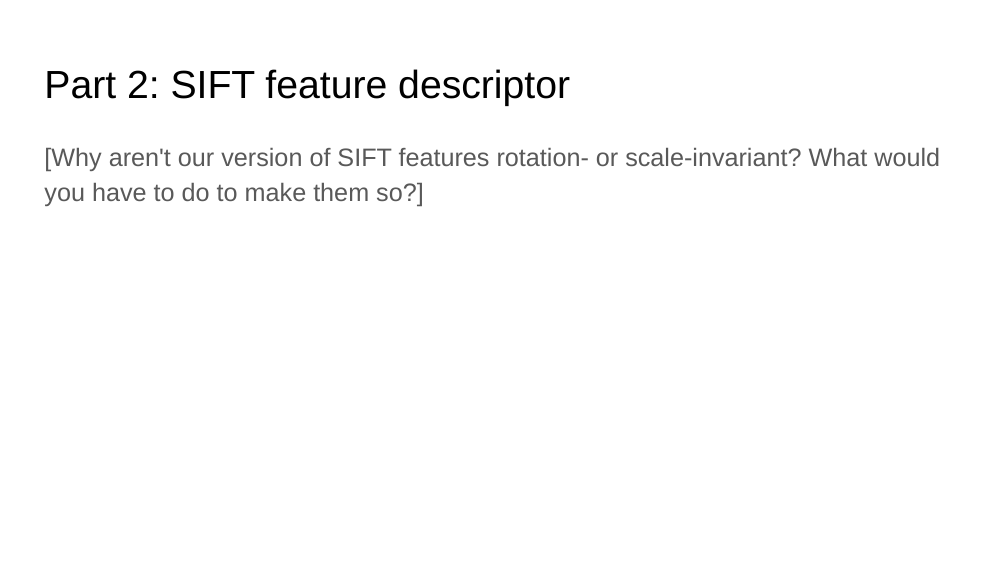
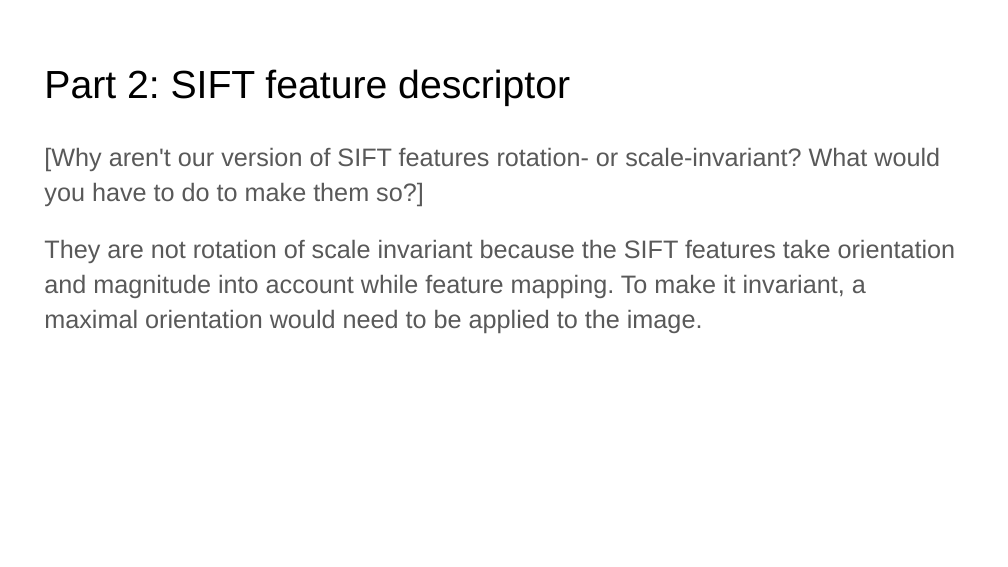
Before and after one commit to AaronLopes/vision-projs, a slide deck: slide 10 of cv_proj4_release/cv_proj4_template.pptx. Drawn at 1008x567 pixels with LibreOffice and Linux fonts; fonts in the diff are those of the drawing. Boxes give left, top, right and bottom in pixels: in the first picture for what was removed or moved away, otherwise in the second. Text is boxed around its words. In the diff, an @@ line names an element or a change of style, - is before the commit and + after.

```diff
--- a/cv_proj4_release/cv_proj4_template.pptx
+++ b/cv_proj4_release/cv_proj4_template.pptx
@@ text at [44, 239, 956, 333]: paragraph added @@
+They are not rotation of scale invariant because the SIFT features take orientation and magnitude into account while feature mapping. To make it invariant, a maximal orientation would need to be applied to the image.
```
Also in this commit, not shown: 8 other slides changed, 8 other files.
